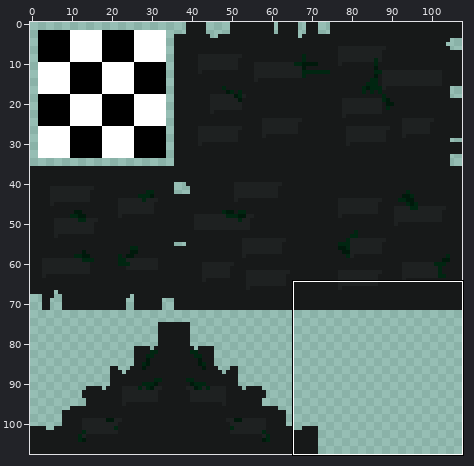
One commit to this sprite sheet: prjVenomBite/tilesets/metalGround/output_tileset.png. The first picture is a wide view before the edit; the outline marks the close-up.
Close-up. Before the commit:
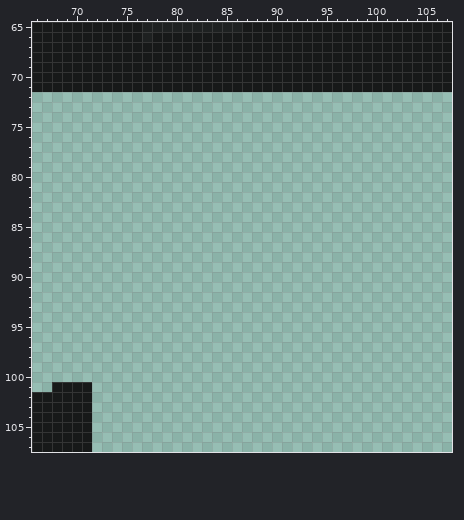
The file is 108x108 pixels. Colours within 5 levels of each other are drawn and written as one. Shown: x 66..107, y 65..107.
The result:
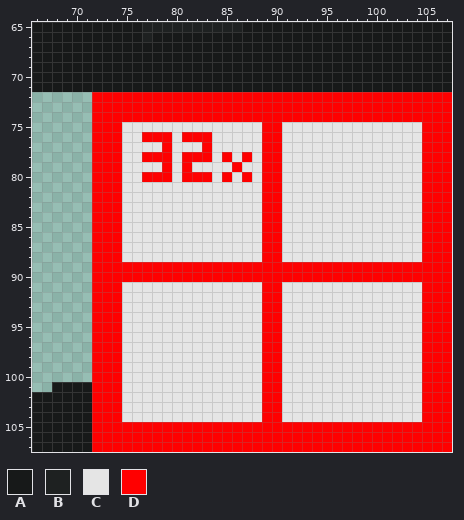
Palette (. is transparent): A #171919  B #1e2121  C #e5e5e5  D #ff0000
Change:
y 72..74: x 72..107 .................................... -> DDDDDDDDDDDDDDDDDDDDDDDDDDDDDDDDDDDD
y 75: x 72..107 .................................... -> DDDCCCCCCCCCCCCCCDDCCCCCCCCCCCCCCDDD
y 76: x 72..107 .................................... -> DDDCCDDDCDDDCCCCCDDCCCCCCCCCCCCCCDDD
y 77: x 72..107 .................................... -> DDDCCCCDCCCDCCCCCDDCCCCCCCCCCCCCCDDD
y 78: x 72..107 .................................... -> DDDCCDDDCDDDCDCDCDDCCCCCCCCCCCCCCDDD
y 79: x 72..107 .................................... -> DDDCCCCDCDCCCCDCCDDCCCCCCCCCCCCCCDDD
y 80: x 72..107 .................................... -> DDDCCDDDCDDDCDCDCDDCCCCCCCCCCCCCCDDD
y 81..88: x 72..107 .................................... -> DDDCCCCCCCCCCCCCCDDCCCCCCCCCCCCCCDDD
y 89..90: x 72..107 .................................... -> DDDDDDDDDDDDDDDDDDDDDDDDDDDDDDDDDDDD
y 91..104: x 72..107 .................................... -> DDDCCCCCCCCCCCCCCDDCCCCCCCCCCCCCCDDD
y 105..107: x 72..107 .................................... -> DDDDDDDDDDDDDDDDDDDDDDDDDDDDDDDDDDDD
